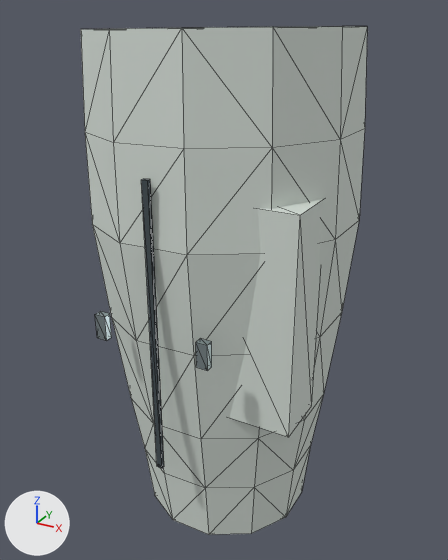
Renders of the glTF model Resource/Export/Modules/Outfit_Medic_Male_Normal_Trouser_L.glb from each side of a commit.
One viewpoint serves both versions: a 50 mm lens placed at (0.342, -0.431, 0.974), pointed at (0.108, -0.005, 0.761). Lighting does not change. The marker at lower left points along +X, +Y and +Z. The older version comes first. Mesh edges are drawn as thin lines. Vertices at exactly the same position are counted once.

Objects in the first picture: 'Outfit_Medic_Male_Normal_Trouser_L'.
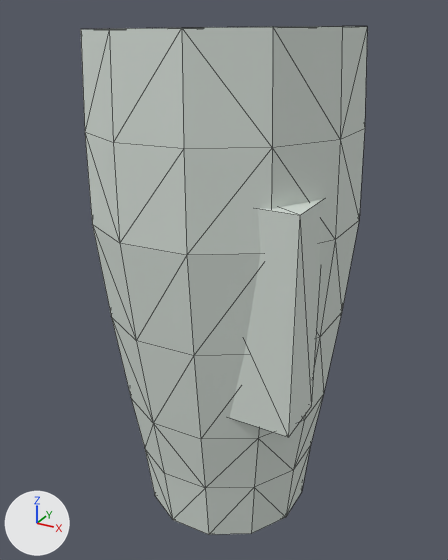
Location of each change, [x1, y1, x2, y2] in pixels of the pictures (448 x 560 px):
part 1 of me_outfit_medic_male_normal_trouser_l_mesh_002, deleted: before [95, 311, 112, 341]
part 2 of me_outfit_medic_male_normal_trouser_l_mesh_002, deleted: before [196, 338, 212, 371]
part 3 of me_outfit_medic_male_normal_trouser_l_mesh_002, deleted: before [141, 179, 164, 468]

What the commit changed:
me_outfit_medic_male_normal_trouser_l_mesh_002 is used by ob_outfit_medic_male_normal_trouser_l; location (0.0, 0.0, 0.0).
me_outfit_medic_male_normal_trouser_l_mesh_002 had 116 vertices, 212 faces and spanned x 0.004..0.212, y -0.116..0.101, z 0.548..0.964.
me_outfit_medic_male_normal_trouser_l_mesh_002 now has 92 vertices, 176 faces and spans x 0.004..0.212, y -0.107..0.101, z 0.548..0.964.
me_outfit_medic_male_normal_trouser_l_mesh_002 part 1: the loose piece of 8 vertices spanning x 0.06..0.069, y -0.116..-0.11, z 0.746..0.766 is deleted.
me_outfit_medic_male_normal_trouser_l_mesh_002 part 2: the loose piece of 8 vertices spanning x 0.147..0.156, y -0.116..-0.11, z 0.746..0.766 is deleted.
me_outfit_medic_male_normal_trouser_l_mesh_002 part 3: the loose piece of 8 vertices spanning x 0.105..0.11, y -0.111..-0.108, z 0.639..0.872 is deleted.
me_outfit_medic_male_normal_trouser_l_mesh_002 no longer uses material mat_fabric_seam (greyish blue #424d52).
me_outfit_medic_male_normal_trouser_l_mesh_002 no longer uses material mat_fastener_titanium (grey #a8b6ba).
